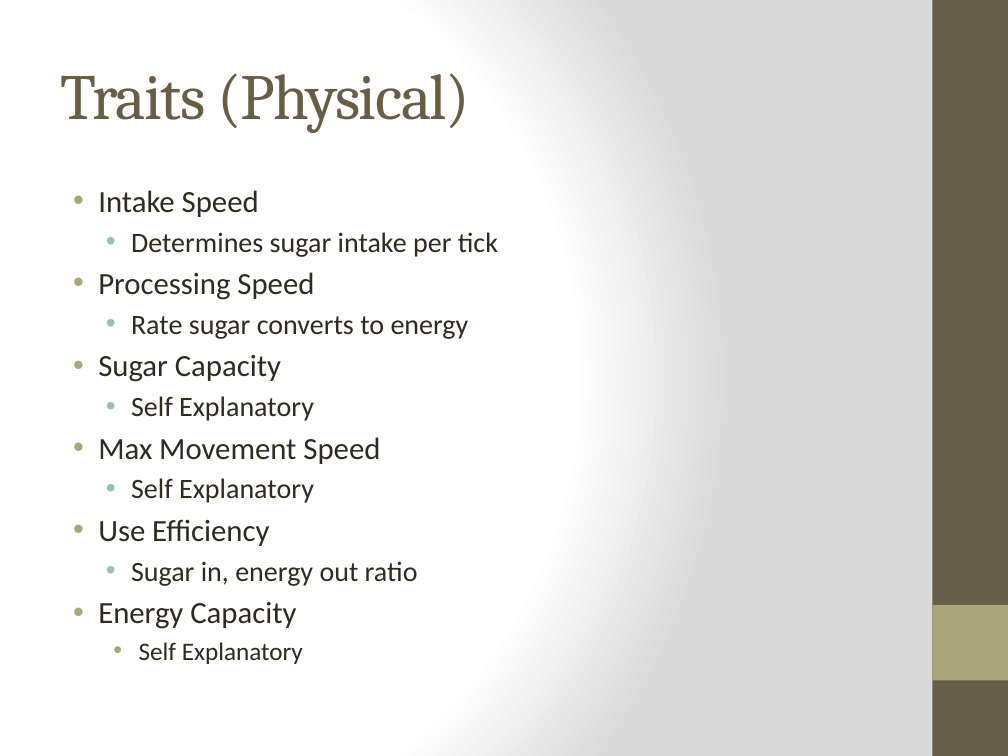
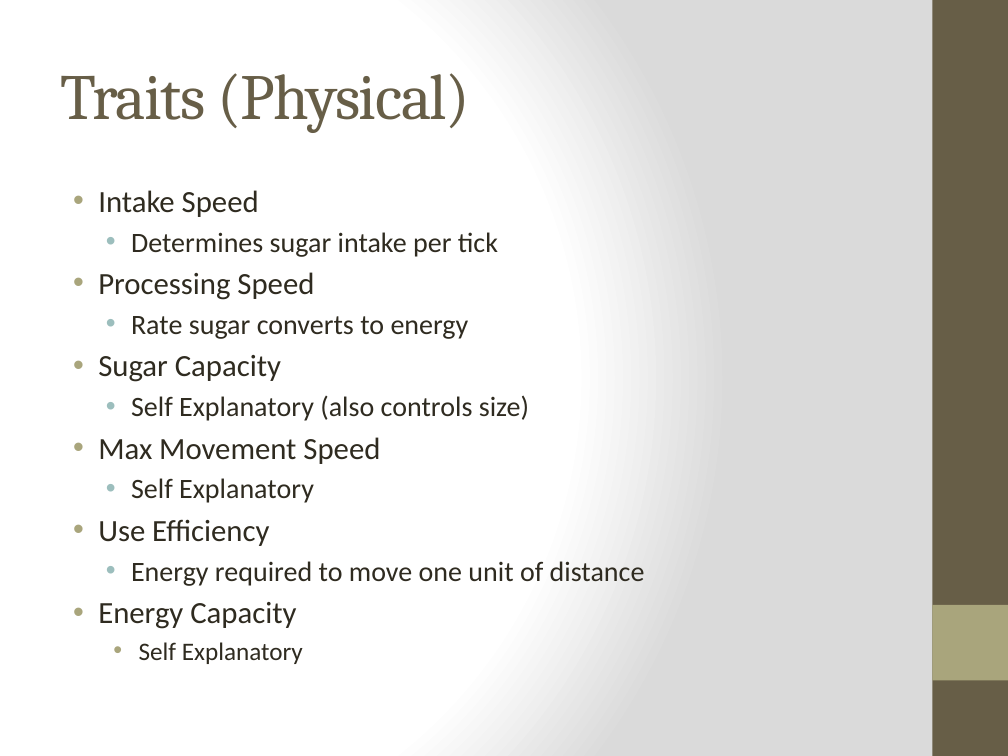
Before and after one commit to cirigj/CellularAI, a slide deck: slide 3 of Cellular AI.pptx. Drawn at 1008x756 pixels with LibreOffice and Linux fonts; fonts in the diff are those of the drawing. Boxes give left, top, right and bottom in pixels: in the first picture for what was removed or moved away, otherwise in the second. Text is boxed around its words. In the diff, an @@ line names an element or a change of style, - is before the commit and + after.

```diff
--- a/Cellular AI.pptx
+++ b/Cellular AI.pptx
@@ text at <box>131,395,529,421</box>: text changed @@
-  • Self Explanatory
+  • Self Explanatory (also controls size)
@@ text at <box>131,561,645,586</box>: text changed @@
-  • Sugar in, energy out ratio
+  • Energy required to move one unit of distance
```
Also in this commit, not shown: 3 other slides changed, 1 other file.
